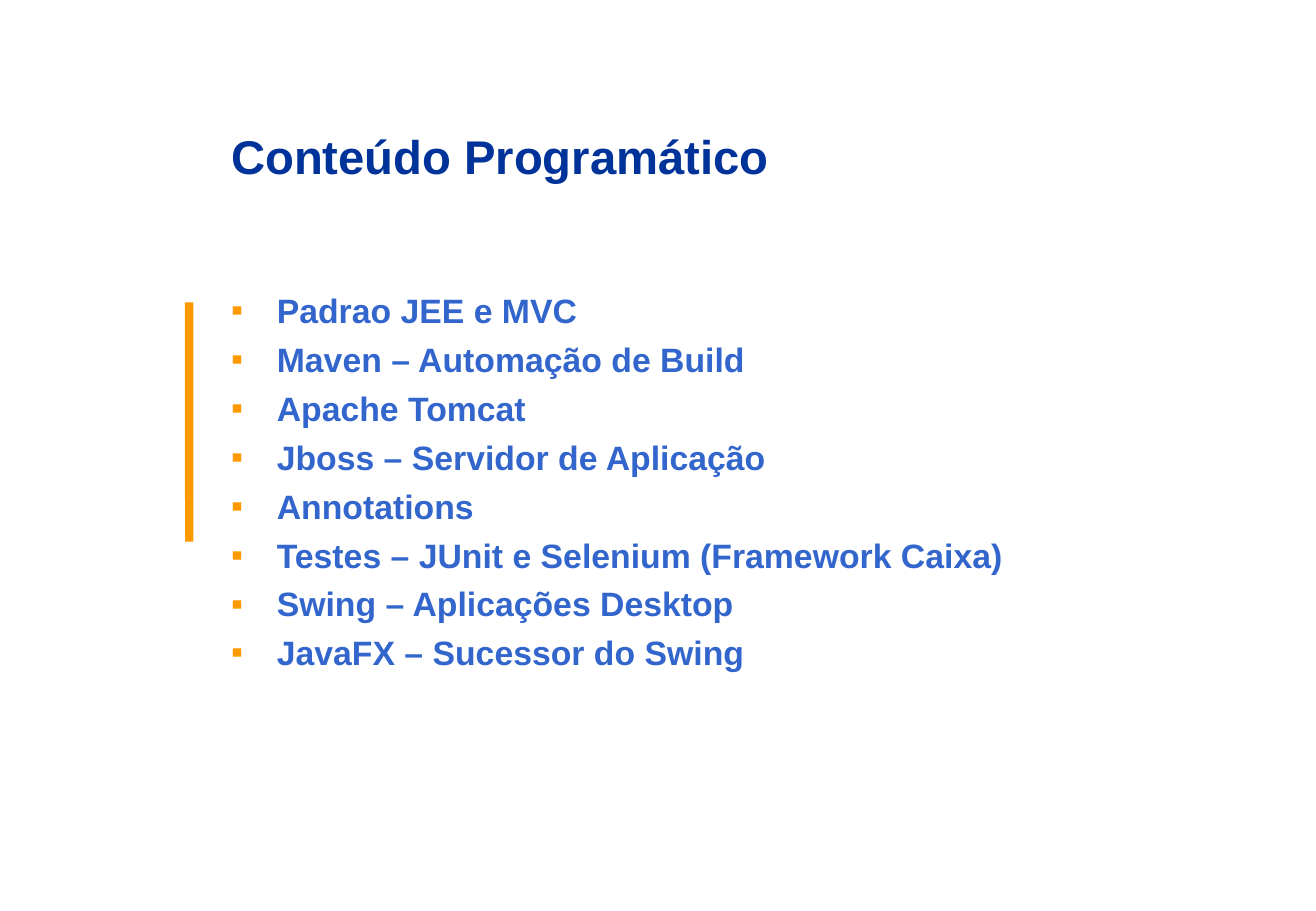
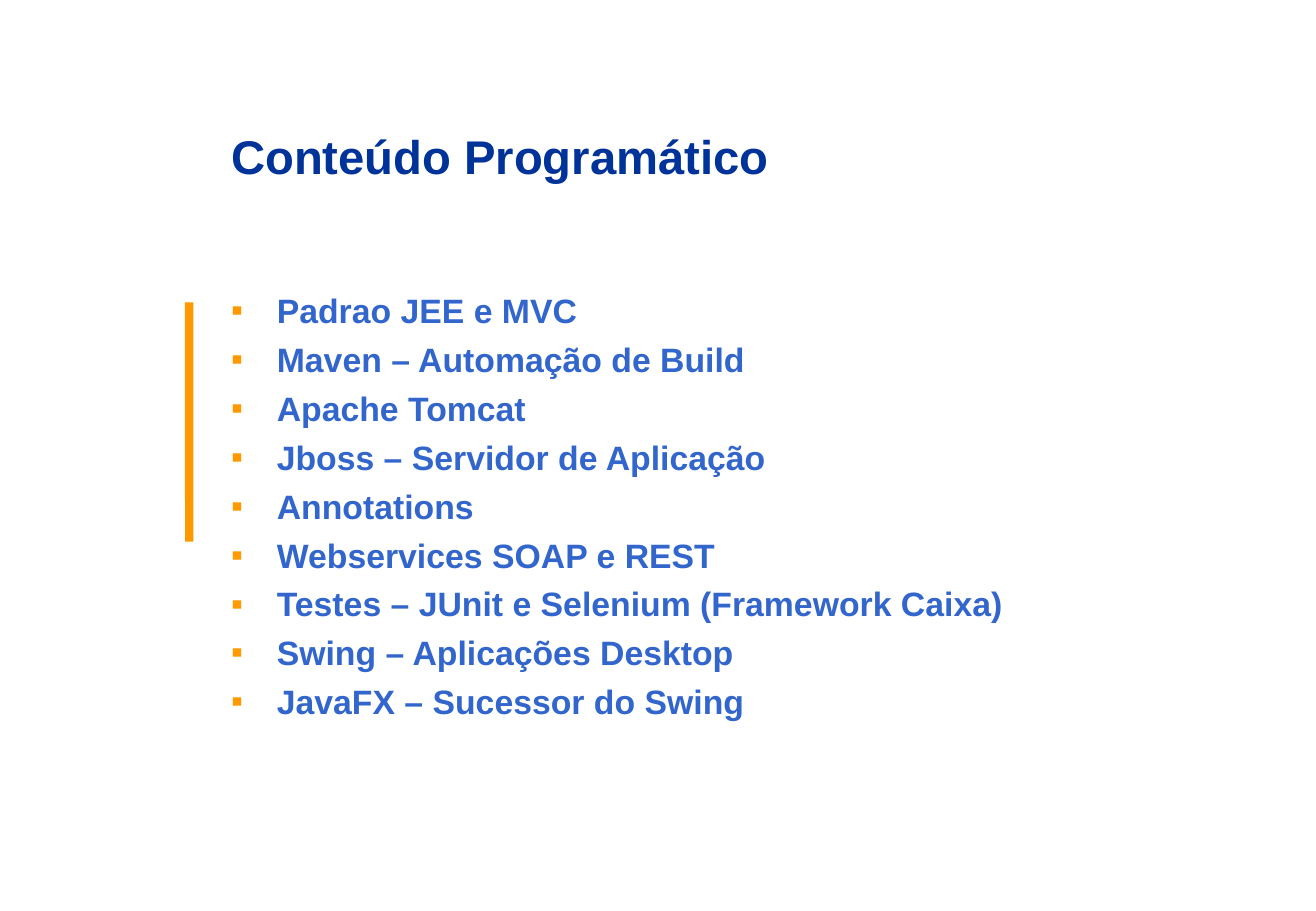
Before and after one commit to kwakassa/ptdes-overfb, a slide deck: slide 4 of 00_Apresentacao/CEDESSP - Modulo Overview Frontend e Backend.ppt. Drawn at 1316x911 pixels with LibreOffice and Linux fonts; fonts in the diff are those of the drawing; background and template pictures are left out. Boxes give left, top, right and bottom in pixels: in the first picture for what was removed or moved away, otherwise in the second. Text is boxed around its words. In the diff, an @@ line names an element or a change of style, - is before the commit and + after.

```diff
--- a/00_Apresentacao/CEDESSP - Modulo Overview Frontend e Backend.ppt
+++ b/00_Apresentacao/CEDESSP - Modulo Overview Frontend e Backend.ppt
@@ text at [277, 543, 715, 569]: paragraph added @@
+▪ Webservices SOAP e REST
```
Also in this commit, not shown: 7 other slides changed, 3 slides added, 46 other files.
